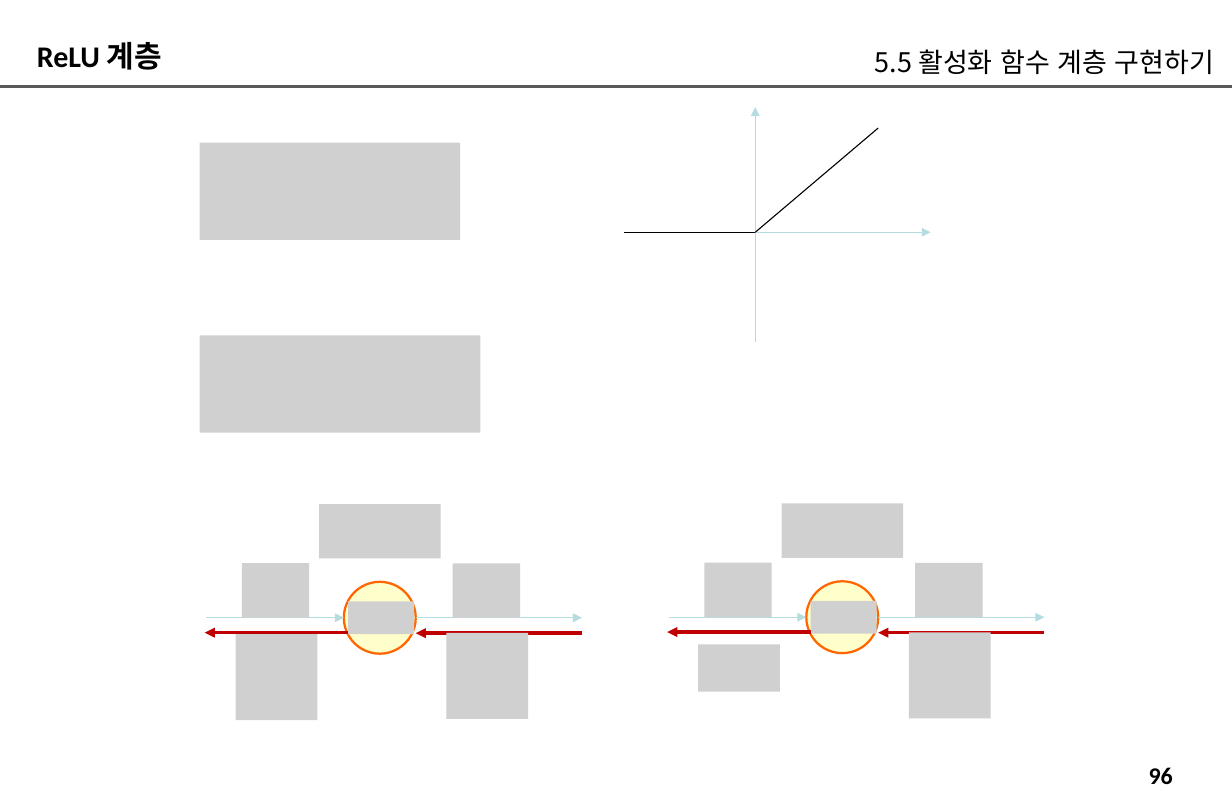
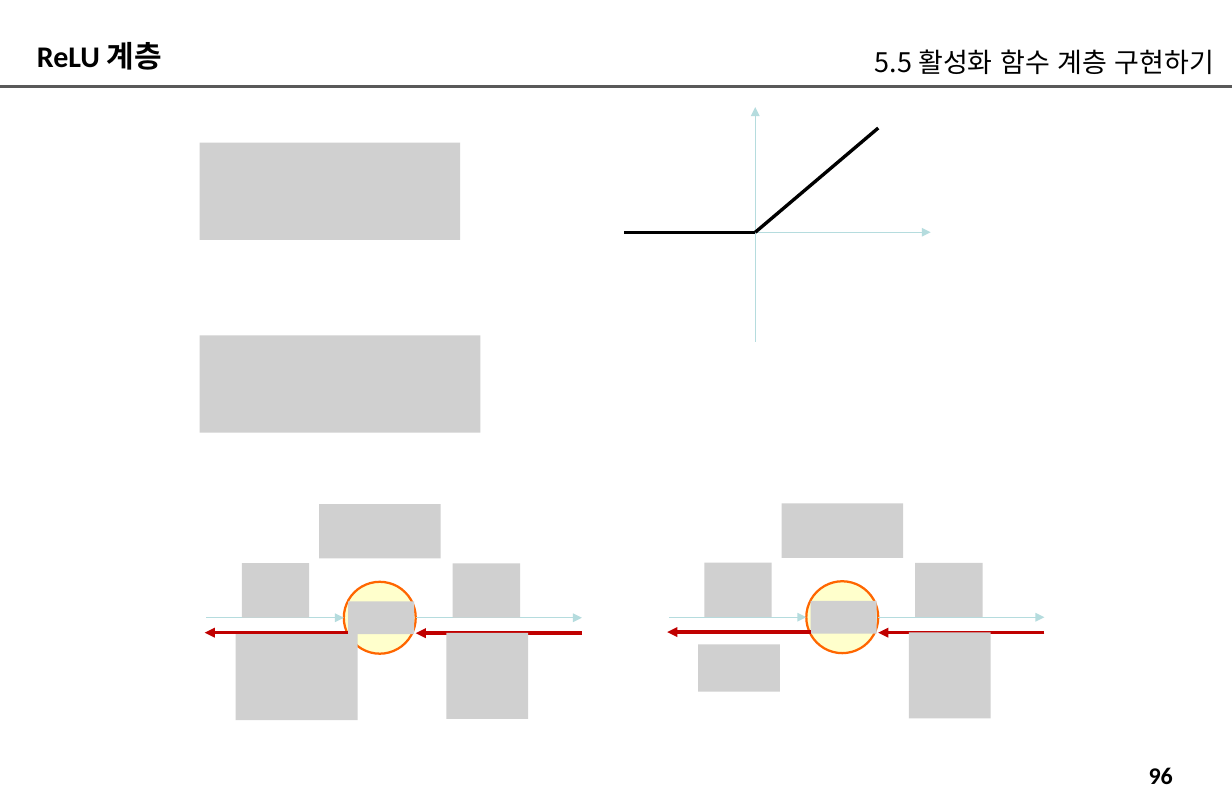
Before and after one commit to imguru-mooc/deep_learning_nlp, a slide deck: slide 96 of 인공지능_자연어처리_2_판서.pptx. Drawn at 1232x809 pixels with LibreOffice and Linux fonts; fonts in the diff are those of the drawing; grey boxes stand for pictures. Boxes give left, top, right and bottom in pixels: in the first picture for what was removed or moved away, otherwise in the second. Text is boxed around its words. In the diff, an @@ line names an element or a change of style, - is before the commit and + after.

```diff
--- a/인공지능_자연어처리_2_판서.pptx
+++ b/인공지능_자연어처리_2_판서.pptx
@@ line (755, 232) - (878, 128): stroke #000000 0.75 pt to #000000 2.25 pt @@
@@ line (625, 232) - (755, 232): stroke #000000 0.75 pt to #000000 2.25 pt @@
@@ picture resized from (x1=235, y1=634, x2=317, y2=721) to (x1=235, y1=634, x2=357, y2=721) @@
```
Also in this commit, not shown: 19 other slides changed, 1 slide removed.
